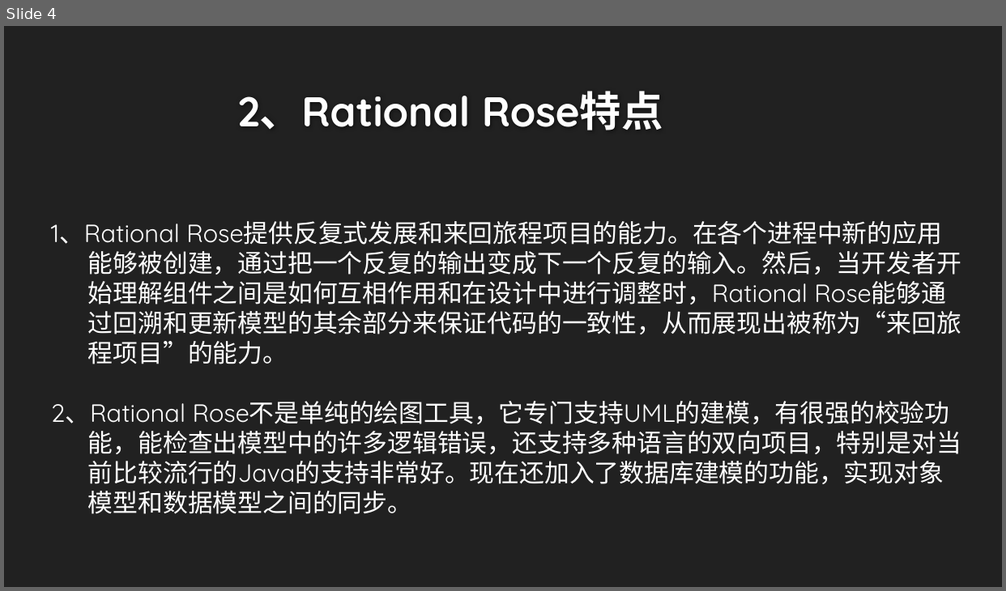
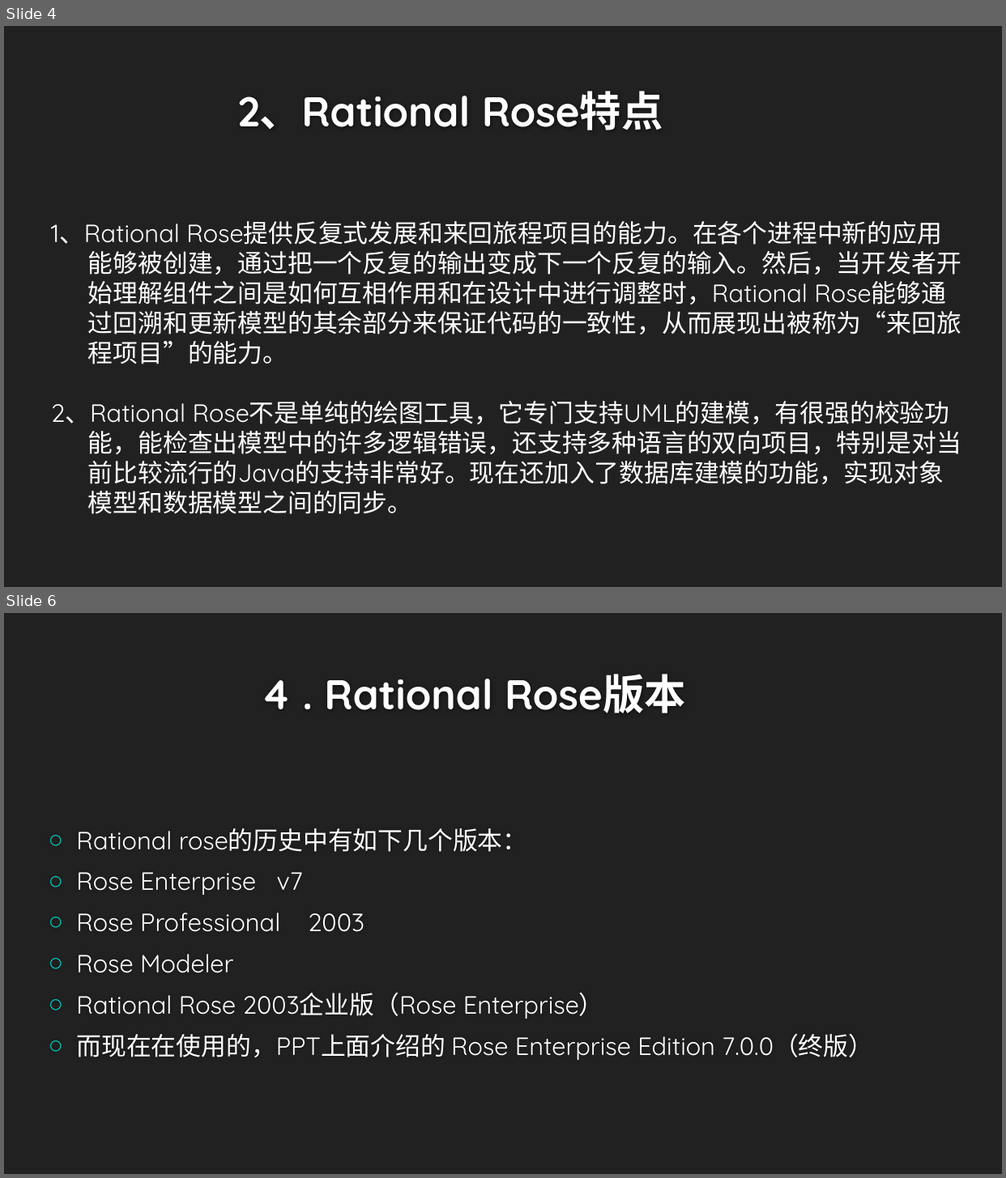
Before and after one commit to twn422/PRD2017, a slide deck: PRD-2017-G24/STW/非受控文件/翻转课堂作业/UML工具：Rational Rose/UML工具：Rational Rose.pptx. Shown one above the other, each under a label of ours: slide 4 before the commit, slides 4 and 6 after it; the slides between them are not shown. The pictures are 1006x591 and 1006x1178 pixels, drawn with LibreOffice and Linux fonts; fonts in the diff are those of the drawing; background and template pictures are left out. Boxes give left, top, right and bottom in pixels: in the first picture for what was removed or moved away, otherwise in the second. Text is boxed around its words. In the diff, an @@ line names an element or a change of style, - is before the commit and + after.

```diff
--- a/PRD-2017-G24/STW/非受控文件/翻转课堂作业/UML工具：Rational Rose/UML工具：Rational Rose.pptx
+++ b/PRD-2017-G24/STW/非受控文件/翻转课堂作业/UML工具：Rational Rose/UML工具：Rational Rose.pptx
@@ slide 6 added at [4, 613, 1002, 1174], background #212121 @@
@@ title added at [262, 674, 686, 713], 40 pt, text #FEFEFE, bold @@
+4 . Rational Rose版本
@@ text added at [76, 828, 873, 1060], 24 pt, text #FFFFFF @@
+○ Rational rose的历史中有如下几个版本：
+○ Rose Enterprise v7
+○ Rose Professional 2003
+○ Rose Modeler
+○ Rational Rose 2003企业版（Rose Enterprise）
+○ 而现在在使用的，PPT上面介绍的 Rose Enterprise Edition 7.0.0（终版）
```
Also in this commit, not shown: 4 slides changed, 9 other slides added, 3 slides removed, 2 other files.
